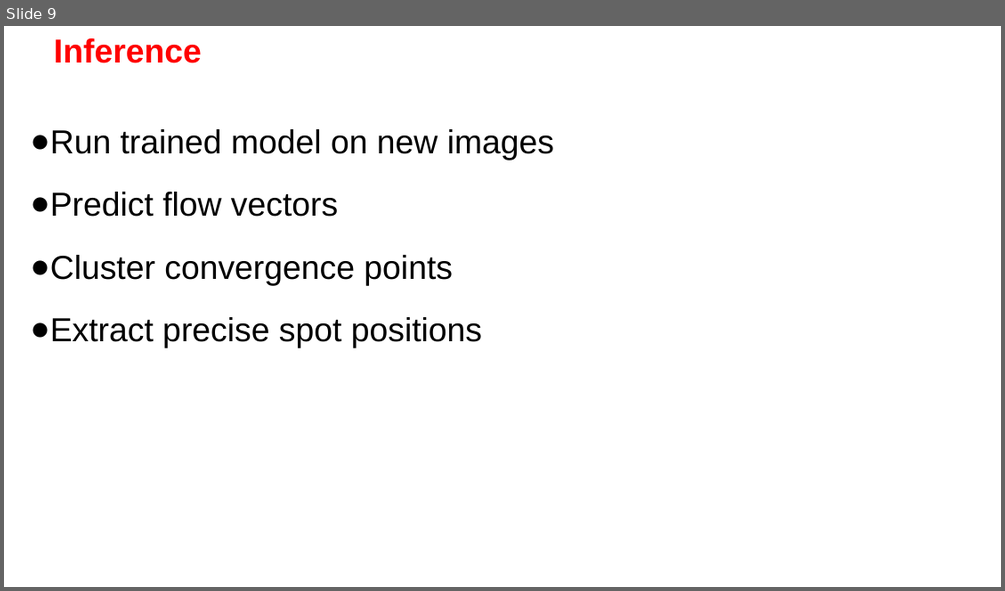
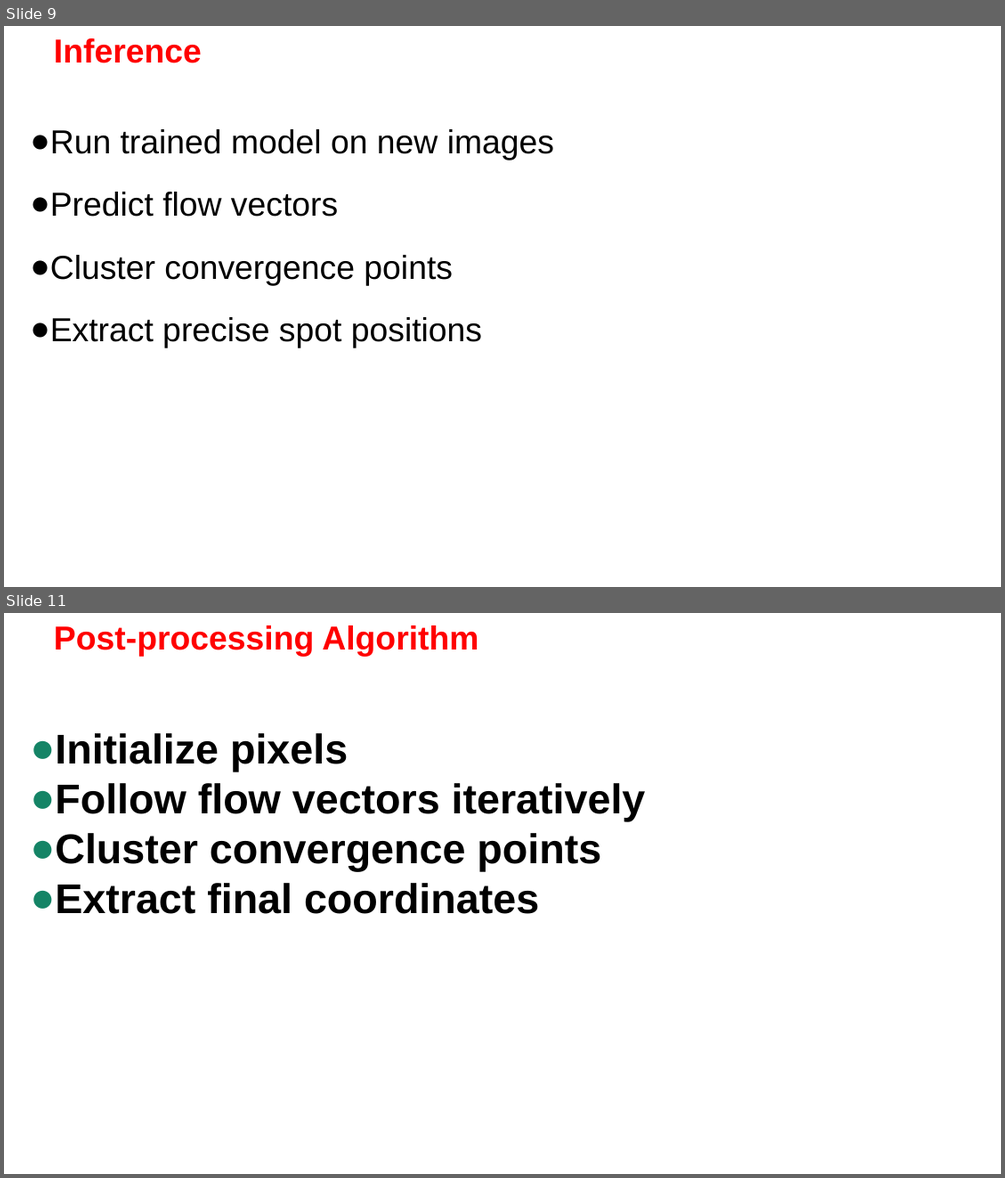
Before and after one commit to Nahuel88Ar/Lysosomes, a slide deck: SPOTIFLOW.pptx. Shown one above the other, each under a label of ours: slide 9 before the commit, slides 9 and 11 after it; the slides between them are not shown. The pictures are 1005x591 and 1005x1178 pixels, drawn with LibreOffice and Linux fonts; fonts in the diff are those of the drawing; background and template pictures are left out. Boxes give left, top, right and bottom in pixels: in the first picture for what was removed or moved away, otherwise in the second. Text is boxed around its words. In the diff, an @@ line names an element or a change of style, - is before the commit and + after.

```diff
--- a/SPOTIFLOW.pptx
+++ b/SPOTIFLOW.pptx
@@ slide 11 added at <box>4,613,1001,1174</box>, background picture (left out) @@
@@ title added at <box>54,625,478,657</box>, 32 pt, text #FF0000, bold @@
+Post-processing Algorithm
@@ text added at <box>55,733,646,914</box>, 40 pt, text #000000, bold @@
+● Initialize pixels
+● Follow flow vectors iteratively
+● Cluster convergence points
+● Extract final coordinates
```
Also in this commit, not shown: 1 slide changed, 9 other slides added, 7 slides removed.
